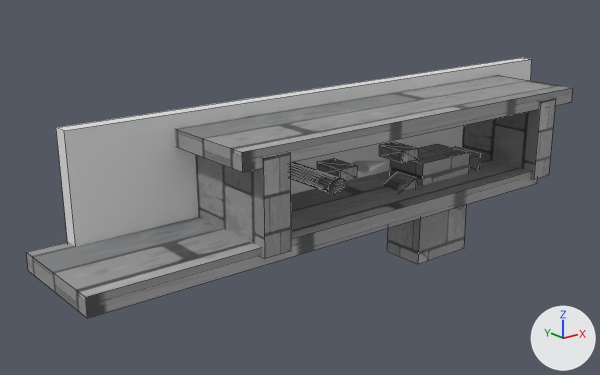
What one commit did to the FBX model build/data/models/testcollision4.fbx.
One viewpoint serves both versions: a 50 mm lens placed at (-26.3, -35.5, 11.7), pointed at (-0.4, -3.2, -1.2). Every picture has the same lights, and +X, +Y and +Z are marked at lower right. Mesh edges are drawn as thin lines on the coarser meshes. Where no turn or scale is listed for an object, it has been applied to the vertices.
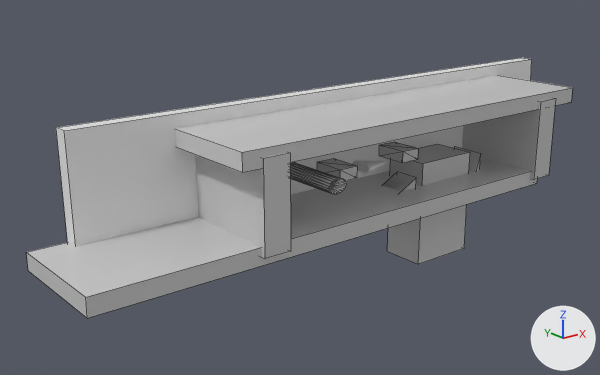
Where the change shows, as pixel boxes [x1, y1, x2, y2] in the pictures (600 x 375 px):
'Mesh (5)', recoloured
    both: [27, 158, 537, 318]
'Mesh', reshaped (17% shorter)
    before: [175, 75, 573, 192]
    after: [175, 75, 573, 172]
'Mesh (7)', recoloured
    both: [195, 152, 291, 259]
'Mesh (8)', recoloured
    both: [387, 144, 470, 264]
'Mesh (6)', recoloured
    both: [462, 98, 556, 180]
'Mesh (11)', added
    after: [382, 172, 416, 192]
part 1 of me_mesh_003, deleted (black)
    before: [382, 172, 416, 192]
part 2 of me_mesh_003, recoloured
    both: [175, 75, 573, 172]

What changed in the scene script:
```text
Add mat_testi:
    mat_testi = principled_material('testi')
    mat_testi.base_color = (0.6, 0.6, 0.6)  # light grey #cbcbcb
    mat_testi.roughness = 0.0
Add mat_testc:
    mat_testc = principled_material('testc')
    mat_testc.base_color = (0.6, 0.6, 0.6)  # light grey #cbcbcb
    mat_testc.roughness = 0.0
Add mat_testd:
    mat_testd = principled_material('testd')
    mat_testd.base_color = (0.6, 0.6, 0.6)  # light grey #cbcbcb
    mat_testd.roughness = 0.0
Add mat_testa:
    mat_testa = principled_material('testa')
    mat_testa.base_color = (0.6, 0.6, 0.6)  # light grey #cbcbcb
    mat_testa.roughness = 0.0
Add mat_testb:
    mat_testb = principled_material('testb')
    mat_testb.base_color = (0.6, 0.6, 0.6)  # light grey #cbcbcb
    mat_testb.roughness = 0.0
Add mat_teste:
    mat_teste = principled_material('teste')
    mat_teste.base_color = (0.6, 0.6, 0.6)  # light grey #cbcbcb
    mat_teste.roughness = 0.0
Change me_mesh_003:
    used by ob_mesh; location = (4.8, -0.15, 0.0)
    remove me_mesh_003.from_pydata(...)  # 14 vertices, 11 faces; spans x -12.3..10.7, y -8.2..-2.3, z -1.8..3.0
    add me_mesh_003.from_pydata(...)  # 8 vertices, 6 faces; spans x -12.3..10.7, y -8.2..-2.3, z 2.1..3.0
    me_mesh_003 part 1: the loose piece of 6 vertices spanning x -1.5..0.2, y -6.1..-4.7, z -1.8..-0.9 is deleted
    me_mesh_003 part 2: 6 faces spanning x -12.3..10.7, y -8.2..-2.3, z 2.1..3.0 switch from mat_pedestal (picture img_greybrick_png) to mat_testa (light grey #cbcbcb)
Change me_mesh_006:
    where me_mesh_006.from_pydata(...)  # 8 vertices, 6 faces; spans x 3.47..4.9, y -8.4..-2.41, z -2.09..2.41
    remove me_mesh_006.materials.append(mat_pedestal)  # picture img_greybrick_png
    add me_mesh_006.materials.append(mat_testb)  # light grey #cbcbcb
Change me_mesh_008:
    where me_mesh_008.from_pydata(...)  # 8 vertices, 6 faces; spans x 3.54..7.34, y -6.22..-3.78, z -5.0..0.76
    remove me_mesh_008.materials.append(mat_pedestal)  # picture img_greybrick_png
    add me_mesh_008.materials.append(mat_testi)  # light grey #cbcbcb
Change me_mesh_004:
    where me_mesh_004.from_pydata(...)  # 8 vertices, 6 faces; spans x -14.9..12.9, y -8.2..-2.3, z 2.1..3.0
    remove me_mesh_004.materials.append(mat_pedestal)  # picture img_greybrick_png
    add me_mesh_004.materials.append(mat_testc)  # light grey #cbcbcb
Change me_mesh_005:
    where me_mesh_005.from_pydata(...)  # 8 vertices, 6 faces; spans x 3.47..4.9, y -8.4..-2.41, z -2.09..2.41
    remove me_mesh_005.materials.append(mat_pedestal)  # picture img_greybrick_png
    add me_mesh_005.materials.append(mat_testd)  # light grey #cbcbcb
Add me_mesh_011:
    me_mesh_011.from_pydata([(5.0, -4.87, -1.78), (5.0, -6.29, -1.78), (5.0, -6.29, -0.94), (5.0, -4.87, -0.94), (3.28, -6.29, -1.78), (3.28, -4.87, -1.78)], [], [(0, 3, 2, 1), (1, 2, 4), (3, 0, 5), (0, 1, 4, 5), (2, 3, 5, 4)])
    me_mesh_011.materials.append(mat_teste)  # light grey #cbcbcb
Add ob_mesh__11:
    ob_mesh__11 = bpy.data.objects.new('Mesh (11)', me_mesh_011)
    ob_mesh__11.location = (0.0, 0.0, 0.0)
```
